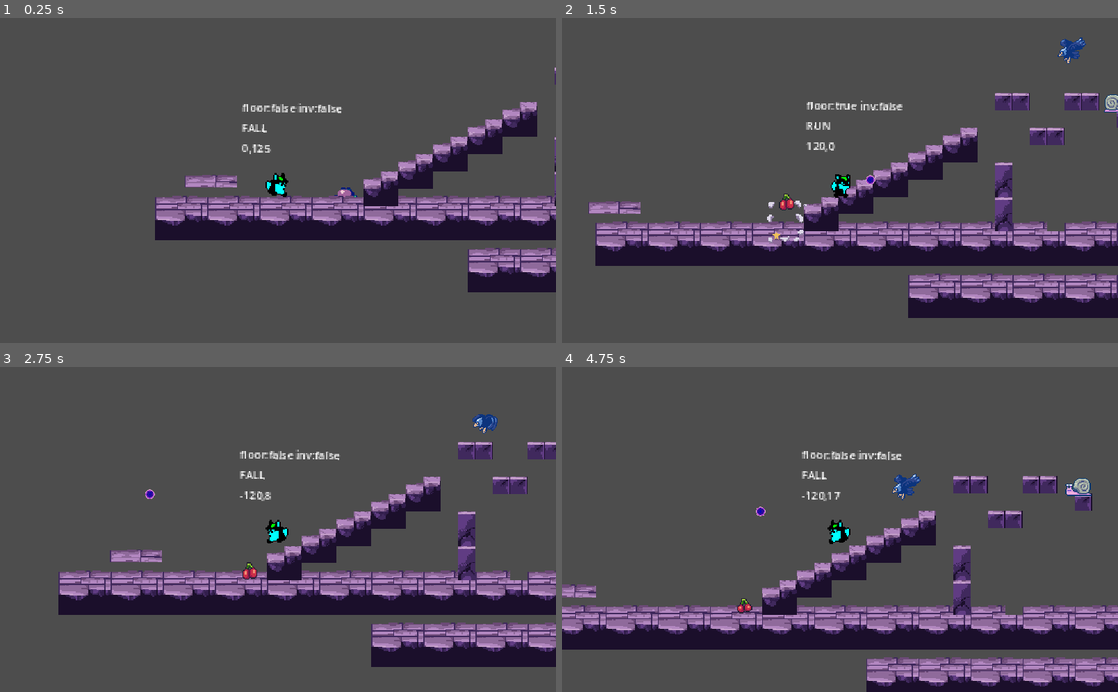
Above: before the commit, frames 1-4 (two rows, left to right).
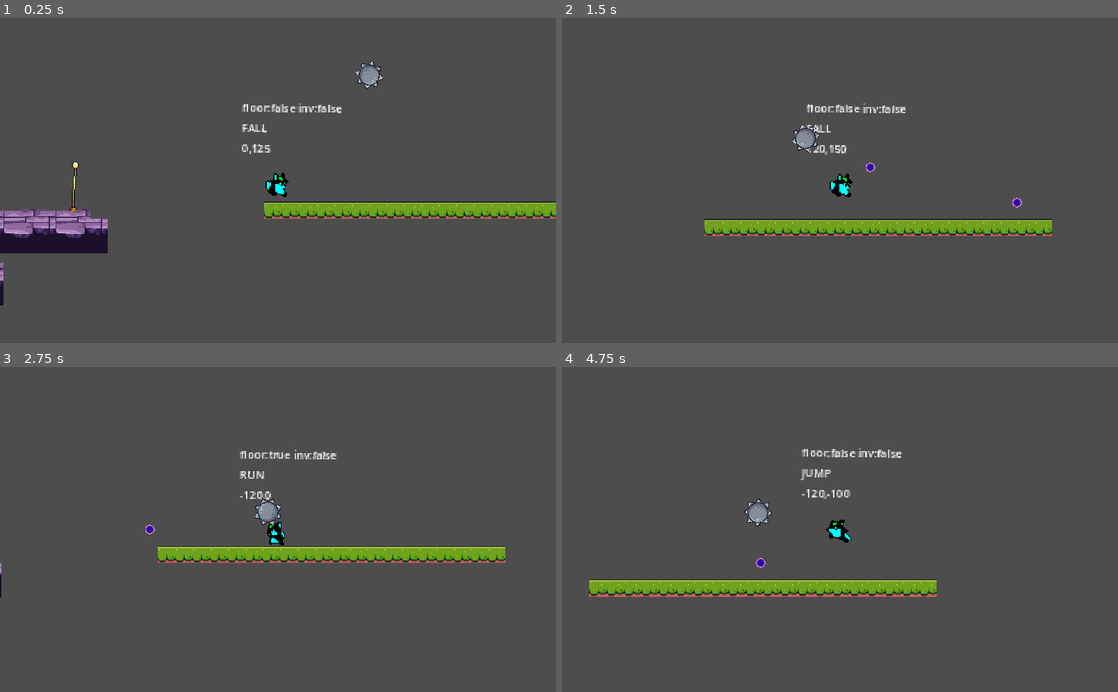
Above: after the commit, the same moments.

Repository: eugencic/PookieGame
Game: Godot game, scene res://level_base/level_base.tscn
Same seed, same stepped clock (60 frames per second), same inputs: the game is played once before the commit and once after it. The project has no main scene, so this scene is started directly.
Inputs (mouse positions are in pixels of both pictures, inside the frame that each line leads up to):
- Up to frame 1 (0.25 s): no input
- Up to frame 2 (1.5 s): move the mouse to (962, 164) at 0.52 s; hold D (right) from 0.53 s (still down); click (962, 164) at 0.6 s; tap Space (jump) at 0.77 s; move the mouse to (728, 196) at 1.27 s; click (728, 196) at 1.35 s
- Up to frame 3 (2.75 s): tap Space (jump) at 1.52 s; move the mouse to (333, 458) at 2.02 s; release D (right) at 2.03 s; hold A (left) from 2.03 s (still down); click (333, 458) at 2.1 s
- Up to frame 4 (4.75 s): move the mouse to (812, 594) at 2.77 s; release A (left) at 2.78 s; hold D (right) 2.78-4.28 s; click (812, 594) at 2.85 s; tap Space (jump) at 3.02, 3.77, 4.52 s; move the mouse to (1006, 578) at 3.52 s; click (1006, 578) at 3.6 s; move the mouse to (673, 480) at 4.27 s; hold A (left) from 4.28 s (still down); click (673, 480) at 4.35 s

The runs differ from the first frame. In frame 1, 18% of the frame differs, in the area x 0-100%, y 13-89%; in frame 2, 24%; in frame 3, 24%; in frame 4, 27%, in the area x 0-100%, y 25-100%.

Commit message:
👌 Add spinning spikes

Diff:
--- /dev/null
+++ b/ball_spikes/ball_spikes.gd
@@ -0,0 +1,8 @@
+extends PathFollow2D
+
+@export var speed: float = 0.1
+
+
+# Called every frame. 'delta' is the elapsed time since the previous frame.
+func _process(delta):
+	progress_ratio = progress_ratio + delta * speed
--- /dev/null
+++ b/ball_spikes/ball_spikes.tscn
@@ -0,0 +1,67 @@
+[gd_scene load_steps=7 format=3 uid="uid://h8btxyymuvfs"]
+
+[ext_resource type="Script" path="res://ball_spikes/ball_spikes.gd" id="1_baxty"]
+[ext_resource type="Texture2D" uid="uid://bp5xpst24yobp" path="res://assets/danger/spiked_ball.png" id="1_f5yty"]
+
+[sub_resource type="CircleShape2D" id="CircleShape2D_ctc0e"]
+radius = 9.0
+
+[sub_resource type="Animation" id="Animation_1pw3d"]
+length = 0.001
+tracks/0/type = "value"
+tracks/0/imported = false
+tracks/0/enabled = true
+tracks/0/path = NodePath("HitBox:rotation")
+tracks/0/interp = 1
+tracks/0/loop_wrap = true
+tracks/0/keys = {
+"times": PackedFloat32Array(0),
+"transitions": PackedFloat32Array(1),
+"update": 0,
+"values": [0.0]
+}
+
+[sub_resource type="Animation" id="Animation_cl3nq"]
+resource_name = "spin"
+loop_mode = 1
+tracks/0/type = "value"
+tracks/0/imported = false
+tracks/0/enabled = true
+tracks/0/path = NodePath("HitBox:rotation")
+tracks/0/interp = 1
+tracks/0/loop_wrap = true
+tracks/0/keys = {
+"times": PackedFloat32Array(0, 1),
+"transitions": PackedFloat32Array(1.07177, 1.07177),
+"update": 0,
+"values": [3.48787e-16, 6.28319]
+}
+
+[sub_resource type="AnimationLibrary" id="AnimationLibrary_tugu0"]
+_data = {
+"RESET": SubResource("Animation_1pw3d"),
+"spin": SubResource("Animation_cl3nq")
+}
+
+[node name="BallSpikes" type="PathFollow2D"]
+script = ExtResource("1_baxty")
+
+[node name="Area2D" type="Area2D" parent="."]
+collision_layer = 4
+collision_mask = 0
+
+[node name="HitBox" type="Sprite2D" parent="Area2D"]
+texture = ExtResource("1_f5yty")
+
+[node name="Sprite2D" type="Sprite2D" parent="Area2D/HitBox"]
+rotation = 6.28319
+texture = ExtResource("1_f5yty")
+
+[node name="CollisionShape2D" type="CollisionShape2D" parent="Area2D"]
+shape = SubResource("CircleShape2D_ctc0e")
+
+[node name="AnimationPlayer" type="AnimationPlayer" parent="Area2D"]
+libraries = {
+"": SubResource("AnimationLibrary_tugu0")
+}
+autoplay = "spin"
--- a/level_base/level_base.tscn
+++ b/level_base/level_base.tscn
@@ -12,6 +12,7 @@
 [ext_resource type="PackedScene" uid="uid://cd56cm2sq27nr" path="res://boss/boss.tscn" id="10_1nbjh"]
 [ext_resource type="PackedScene" uid="uid://c41efxlckxijt" path="res://checkpoint/checkpoint.tscn" id="11_d8m1i"]
 [ext_resource type="PackedScene" uid="uid://toqkxw8kp5xh" path="res://moving_platform/moving_platform.tscn" id="12_7x87m"]
+[ext_resource type="PackedScene" uid="uid://h8btxyymuvfs" path="res://ball_spikes/ball_spikes.tscn" id="13_46qbi"]
 
 [sub_resource type="TileSetAtlasSource" id="TileSetAtlasSource_s2vlm"]
 texture = ExtResource("1_rsl5b")
@@ -1037,6 +1038,12 @@
 sources/1 = SubResource("TileSetAtlasSource_g4vbj")
 sources/3 = SubResource("TileSetAtlasSource_aarte")
 
+[sub_resource type="Curve2D" id="Curve2D_3df4t"]
+_data = {
+"points": PackedVector2Array(20.2615, -36.3178, -20.2615, 36.3178, 1228, -29, 0, 0, 0, 0, 1230, 69, 23.3198, 26.3782, -23.3198, -26.3782, 1325, -26, 0, 0, 0, 0, 1228, -29)
+}
+point_count = 4
+
 [node name="LevelBase" type="Node2D"]
 position = Vector2(378, -60)
 script = ExtResource("1_yebry")
@@ -1055,7 +1062,7 @@
 zoom = Vector2(2, 2)
 
 [node name="Player" parent="." instance=ExtResource("3_manxk")]
-position = Vector2(94, 133)
+position = Vector2(762, 121)
 
 [node name="Eagle" parent="." instance=ExtResource("8_c35sb")]
 position = Vector2(431, -2)
@@ -1081,3 +1088,12 @@
 
 [node name="MP1_2" type="Marker2D" parent="Marker"]
 position = Vector2(373, 89)
+
+[node name="Paths" type="Node" parent="."]
+
+[node name="Spikes1" type="Path2D" parent="Paths"]
+curve = SubResource("Curve2D_3df4t")
+
+[node name="BallSpikes" parent="Paths/Spikes1" instance=ExtResource("13_46qbi")]
+position = Vector2(1228, -29)
+rotation = 2.07968
Not shown: 1 places in level_base/level_base.tscn that only renumber resources
